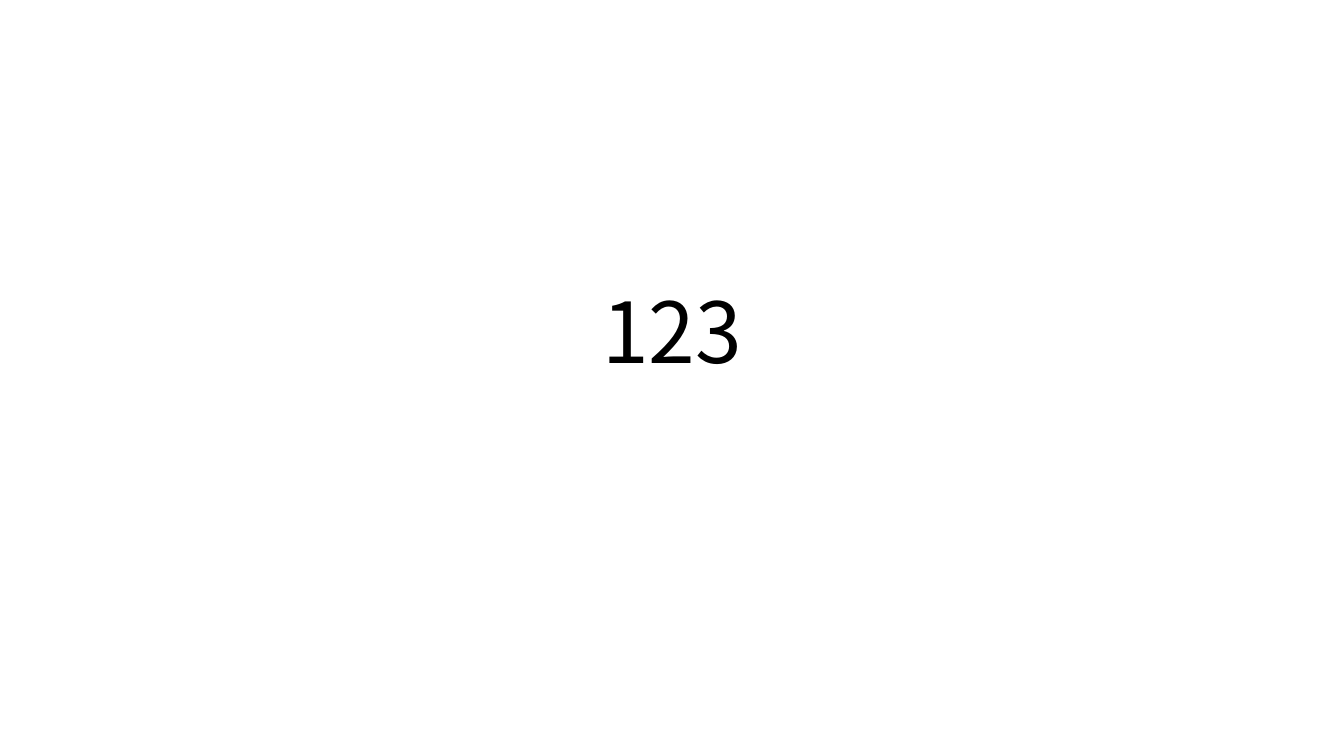
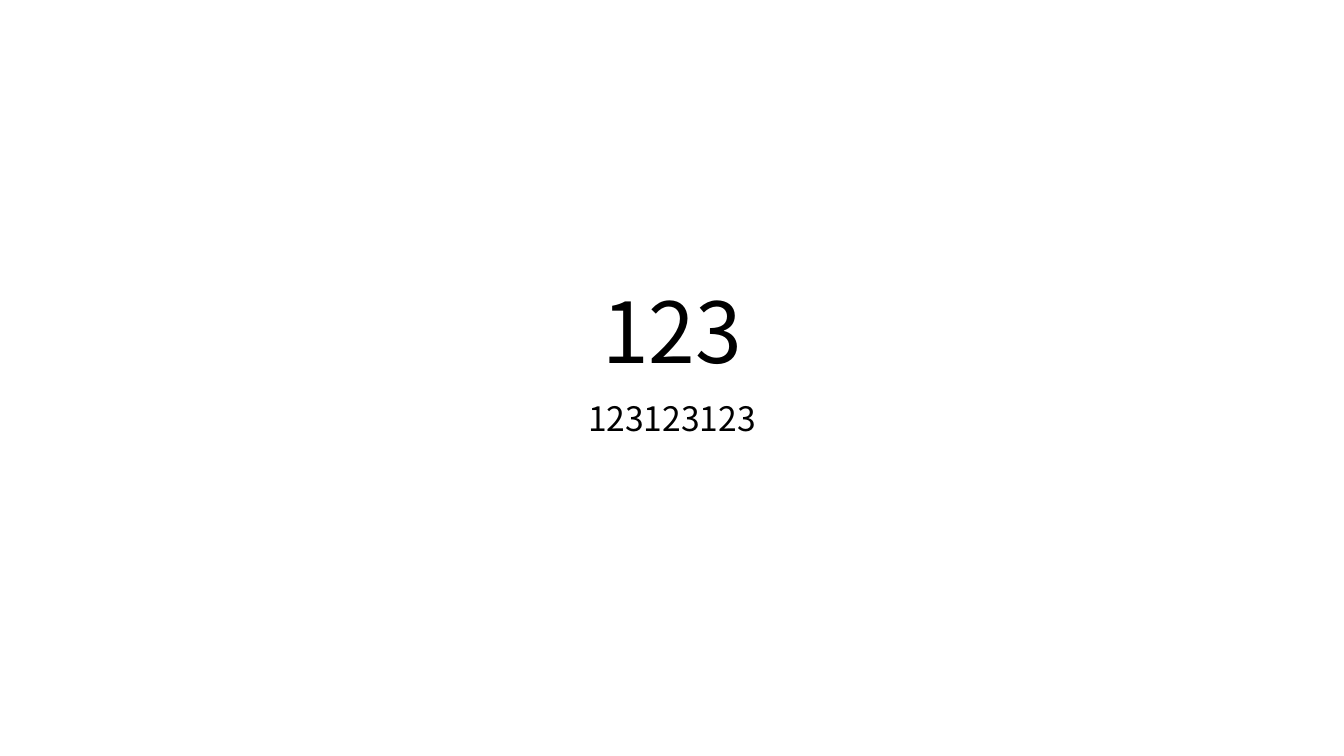
Before and after one commit to ringochan12211221/gittest, a slide deck: slide 1 of 新建 Microsoft PowerPoint 演示文稿.pptx. Drawn at 1344x756 pixels with LibreOffice and Linux fonts; fonts in the diff are those of the drawing. Boxes give left, top, right and bottom in pixels: in the first picture for what was removed or moved away, otherwise in the second. Text is boxed around its words. In the diff, an @@ line names an element or a change of style, - is before the commit and + after.

Commit message:
ppt更改

```diff
--- a/新建 Microsoft PowerPoint 演示文稿.pptx
+++ b/新建 Microsoft PowerPoint 演示文稿.pptx
@@ subtitle added at [588, 406, 756, 432], 24 pt, text #000000 @@
+123123123
```
